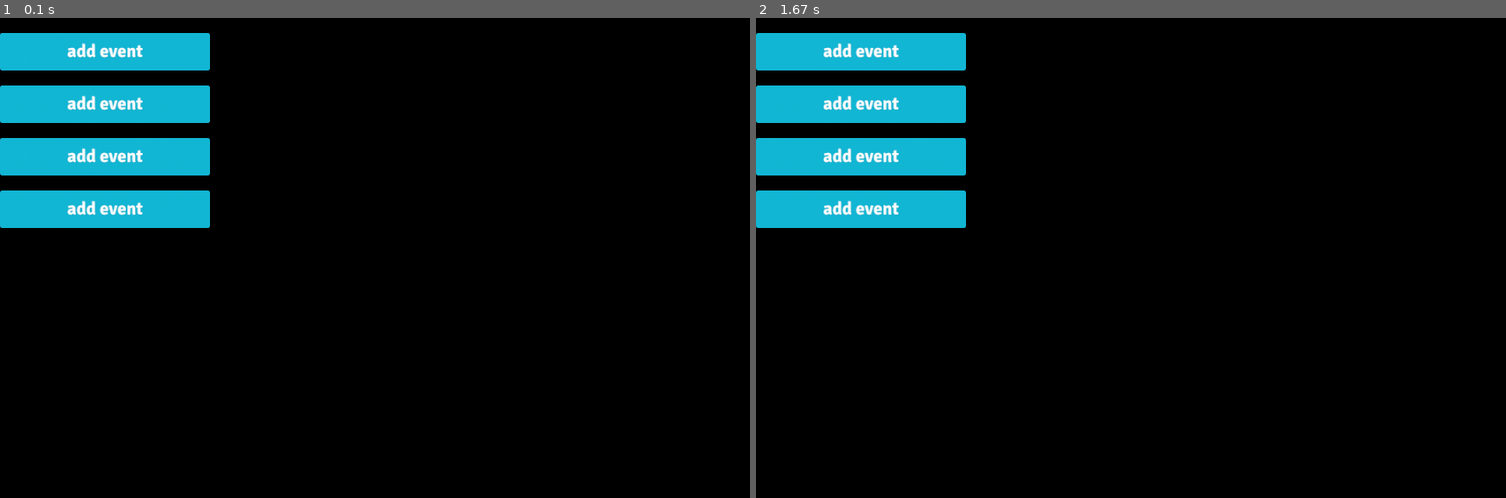
Above: before the commit, frames 1-2 (left to right).
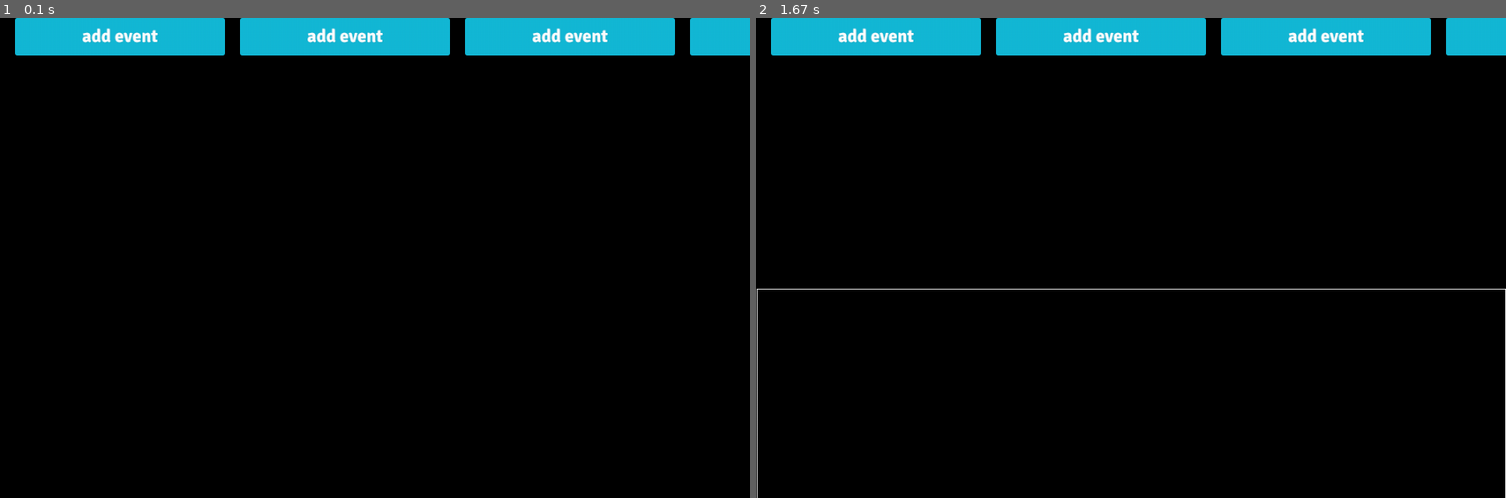
Above: after the commit, the same moments.

Repository: farfanoide/simuladorHDD
Game: pygame game, started from testppal.py
Two runs of this game, one before a commit and one after it. Both use one fixed random seed, a clock stepped at 60 frames per second and the inputs below. The source is Python 2; it was converted automatically to run under Python 3.
Inputs (mouse positions are in pixels of both pictures, inside the frame that each line leads up to):
- Up to frame 1 (0.1 s): no input
- Up to frame 2 (1.67 s): tap Enter at 0.33 s; click (861, 37) at 0.78 s; press the mouse at (861, 37) at 1.07 s; move the mouse to (1041, 138) at 1.17 s; release the mouse at (1221, 243) at 1.3 s

The runs differ from the first frame. In frame 1, 14% of the frame differs, in the area x 0-100%, y 0-44%; in frame 2, 14%, in the area x 0-100%, y 0-100%.

Commit message:
add inputbox class

Diff:
--- a/gui/base_gui.py
+++ b/gui/base_gui.py
@@ -1,101 +1,173 @@
 import os
 import sys
 import pygame
+import string
 from pygame.locals import *
 
 class BaseGui(object):
 
 
-    _bkg_colour = (0,0,0)
+	_bkg_colour = (0,0,0)
 
-    def __init__(self, base_sfc, rect, padding=(0,0,0,0), color=_bkg_colour):
-        print rect
-        self.start_x  = rect[0]
-        self.start_y  = rect[1]
-        self.width    = rect[2]
-        self.height   = rect[3]
-        self.rect     = rect
-        self.base_sfc = base_sfc
-        self.padding  = padding
-        self.elements = []
-        self.sfc = pygame.Surface((self.width, self.height))
-        # self.sfc.fill(color)
-        self.base_sfc.blit(self.sfc, rect)
-        pygame.display.update(self.sfc.get_rect())
+	def __init__(self, base_sfc, rect, padding=(0,0,0,0), color=_bkg_colour):
+		print rect
+		self.start_x  = rect[0]
+		self.start_y  = rect[1]
+		self.width    = rect[2]
+		self.height   = rect[3]
+		self.rect     = rect
+		self.base_sfc = base_sfc
+		self.padding  = padding
+		self.elements = []
+		self.sfc = pygame.Surface((self.width, self.height))
+		# self.sfc.fill(color)
+		self.base_sfc.blit(self.sfc, rect)
+		pygame.display.update(self.sfc.get_rect())
+		self.colour = color
 
-    def initiate_elements(self):
-        pass
+	def initiate_elements(self):
+		pass
 
-    def update_sfc(self):
-        if (self.elements):
-            for e in self.elements:
-                e.update_sfc()
-        self.base_sfc.blit(self.sfc, (self.start_x, self.start_y))
-        pygame.display.update(self.base_sfc.get_rect())
+	def update_sfc(self):
+		if (self.elements):
+			for e in self.elements:
+				e.update_sfc()
+		self.base_sfc.blit(self.sfc, (self.start_x, self.start_y))
+		pygame.display.update(self.base_sfc.get_rect())
 
 
 
 class Button(BaseGui):
-    """docstring for Button"""
+	"""docstring for Button"""
 
 
-    def __init__(self, base_sfc, action="", img=""):
-        self.action = action
-        self.img    = pygame.image.load(img)
-        rect        = self.img.get_rect()
-        # BaseGui.__init__(self, base_sfc, rect)
-        super(Button, self).__init__(base_sfc, rect)
+	def __init__(self, base_sfc, action="", img=""):
+		self.action = action
+		self.img    = pygame.image.load(img)
+		rect        = self.img.get_rect()
+		# BaseGui.__init__(self, base_sfc, rect)
+		super(Button, self).__init__(base_sfc, rect)
 
-    def clicked(self, pos):
-        if self.rect.collidepoint(pos):
-            return True
-        else:
-            return False
+	def clicked(self, pos):
+		if self.rect.collidepoint(pos):
+			return True
+		else:
+			return False
 
-    def update_sfc(self):
-        self.base_sfc.blit(self.img, (self.start_x, self.start_y))
-        pygame.display.update(self.base_sfc.get_rect())
+	def update_sfc(self):
+		self.base_sfc.blit(self.img, (self.start_x, self.start_y))
+		pygame.display.update(self.base_sfc.get_rect())
 
 class Menu(BaseGui):
 
 
-    def __init__(self, base_sfc, rect, color, buttons, axis):
-        super(Menu, self).__init__(base_sfc, rect, color)
-        self.initiate_elements(buttons)
-        self.populate_sfc(axis)
-        self.update_sfc()
+	def __init__(self, base_sfc, rect, color, buttons, axis):
+		super(Menu, self).__init__(base_sfc, rect, color)
+		self.initiate_elements(buttons)
+		self.populate_sfc(axis)
+		self.update_sfc()
 
 
-    # def instantiate_buttons(self, buttons):
-    def initiate_elements(self, buttons):
-        for button in buttons:
-            b = Button(self.sfc, button['action'], button['img'])
-            self.elements.append(b)
+	# def instantiate_buttons(self, buttons):
+	def initiate_elements(self, buttons):
+		for button in buttons:
+			b = Button(self.sfc, button['action'], button['img'])
+			self.elements.append(b)
 
-    def populate_sfc(self, axis=True, step=20):
-        # self.instantiate_buttons(buttons)
-        # axis = True  -> x
-        # axis = False -> y
-        padding = step
-        if axis:
-            for button in self.elements:
-                button.start_x = padding
-                button.start_y = 0
-                # button.update_sfc()
-                padding += button.img.get_width()+step
-        else:
-            for button in self.elements:
-                button.start_x = 0
-                button.start_y = padding
-                # button.update_sfc()
-                padding += button.img.get_height()+step
+	def populate_sfc(self, axis=True, step=20):
+		# self.instantiate_buttons(buttons)
+		# axis = True  -> x
+		# axis = False -> y
+		padding = step
+		if axis:
+			for button in self.elements:
+				button.start_x = padding
+				button.start_y = 0
+				# button.update_sfc()
+				padding += button.img.get_width()+step
+		else:
+			for button in self.elements:
+				button.start_x = 0
+				button.start_y = padding
+				# button.update_sfc()
+				padding += button.img.get_height()+step
 
 
 class Screen(BaseGui):
-    """docstring for Screen"""
+	"""docstring for Screen"""
 
 
-    def __init__(self, base_sfc, rect, color, elements):
-        super(Screen, self).__init__(base_sfc, rect, color)
-        self.elements = elements
-        self.selected = True
+	def __init__(self, base_sfc, rect, color, elements):
+		super(Screen, self).__init__(base_sfc, rect, color)
+		self.elements = elements
+		self.selected = True
+
+
+class InputBox(BaseGui):
+	""" Docstring for InputBox"""
+	def __init__(self, base_sfc, rect, color):
+		super(InputBox, self).__init__(base_sfc, rect, color)
+		self.input=[]
+		self.inputxt=""
+		self.inputlst=[]
+		self.line_height = 0
+		self.line_cont = 0
+		self.ask()
+		self.update_sfc()
+
+	def get_key(self):
+		while 1:
+			event = pygame.event.poll()
+			if event.type == KEYDOWN:
+	 			return event.key
+			else:
+				pass
+# TODO: refactor variable names/
+	def display_box(self, message):
+	  	"Print a message in a box in the middle of the sfc"
+		fontobject = pygame.font.Font(None,18)
+		self.line_height=0
+		# self.sfc.fill(self.colour)
+		pygame.draw.rect(self.sfc, (0,0,0),(0,(self.sfc.get_height() / 2),self.sfc.get_width(),self.sfc.get_height()/2), 0)
+		pygame.draw.rect(self.sfc, (255,255,255),(1,(self.sfc.get_height() / 2) +1,self.sfc.get_width()-1, self.sfc.get_height()-1), 1)
+		if len(message) != 0:
+			for lines in self.inputlst:
+				line = fontobject.render(lines, 1, (255, 255, 255))
+				self.sfc.blit(line, (0, self.sfc.get_height() / 2 + self.line_height))
+				self.line_height += line.get_height()
+			line = fontobject.render(message, 1, (255, 255, 255))
+			self.sfc.blit(line, (0, self.sfc.get_height() / 2 + self.line_height))
+			# pygame.display.flip()
+			if line.get_width() > self.sfc.get_width() - 10 :
+				self.inputlst.append(message)
+				self.line_height =self.line_height + line.get_height()
+				return True
+			else:
+				return False
+
+
+	def ask(self):
+		"ask(sfc, question) -> answer"
+		pygame.font.init()
+		current_string = []
+		self.display_box(string.join(current_string,""))
+		while 1:
+			inkey = self.get_key()
+			if inkey == K_BACKSPACE:
+				current_string = current_string[0:-1]
+				if len(self.inputlst) > 0 and current_string == "":
+					self.inputlst.pop()
+					current_string = self.inputlst.pop()
+				self.display_box(string.join(current_string,""))
+			elif inkey == K_RETURN:
+				self.inputlst.append(string.join(current_string,""))
+				break
+			elif inkey <= 127:
+				current_string.append(chr(inkey))
+				if self.display_box(string.join(current_string,"")):
+					# self.inputlst.append(string.join(current_string,""))
+					current_string = []
+			self.update_sfc()
+		print self.inputlst
+		# self.inputxt = string.join(current_string,"")
+		# return string.join(current_string,"")
--- a/testppal.py
+++ b/testppal.py
@@ -15,8 +15,10 @@
 
 pygame.init()
 s = pygame.display.set_mode(screen_size)
-mrect = (0, 0, s.get_width()/3, s.get_height())
-m = Menu(s, mrect, white, butt_list, False)
+mrect = (0, 0, s.get_width(), s.get_height()/8)
+m = Menu(s, mrect, white, butt_list, True)
+irect = (0,s.get_height()/8,s.get_width(),7 * s.get_height()/8)
+i = InputBox(s, irect, (100,100,100))
 pygame.display.flip()
 
 
